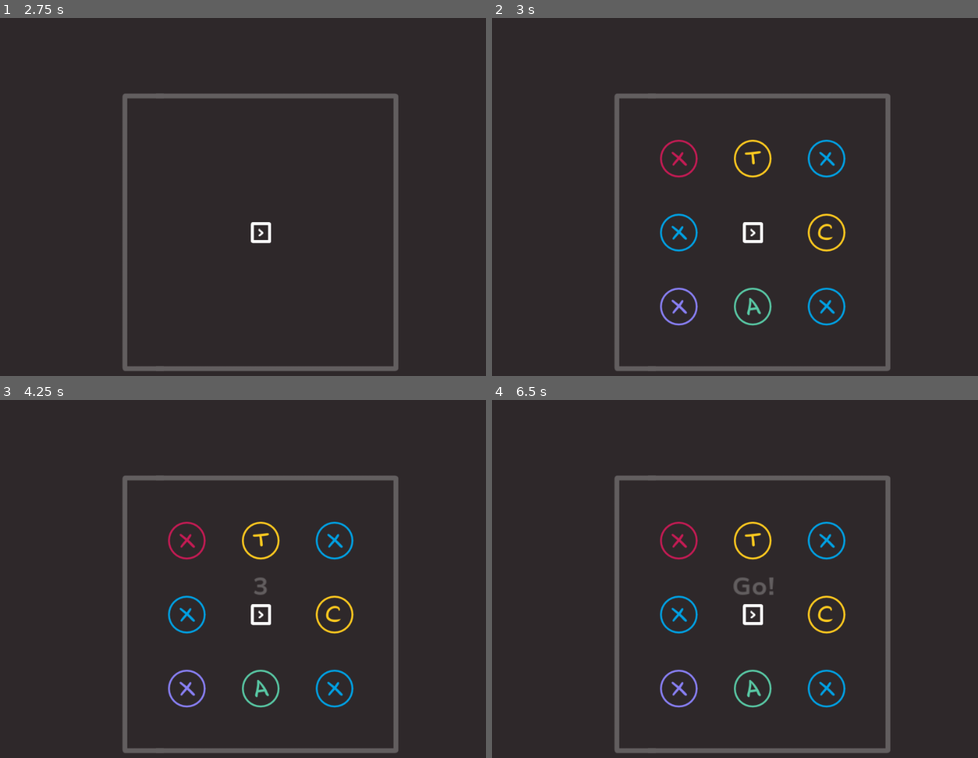
Above: before the commit, frames 1-4 (two rows, left to right).
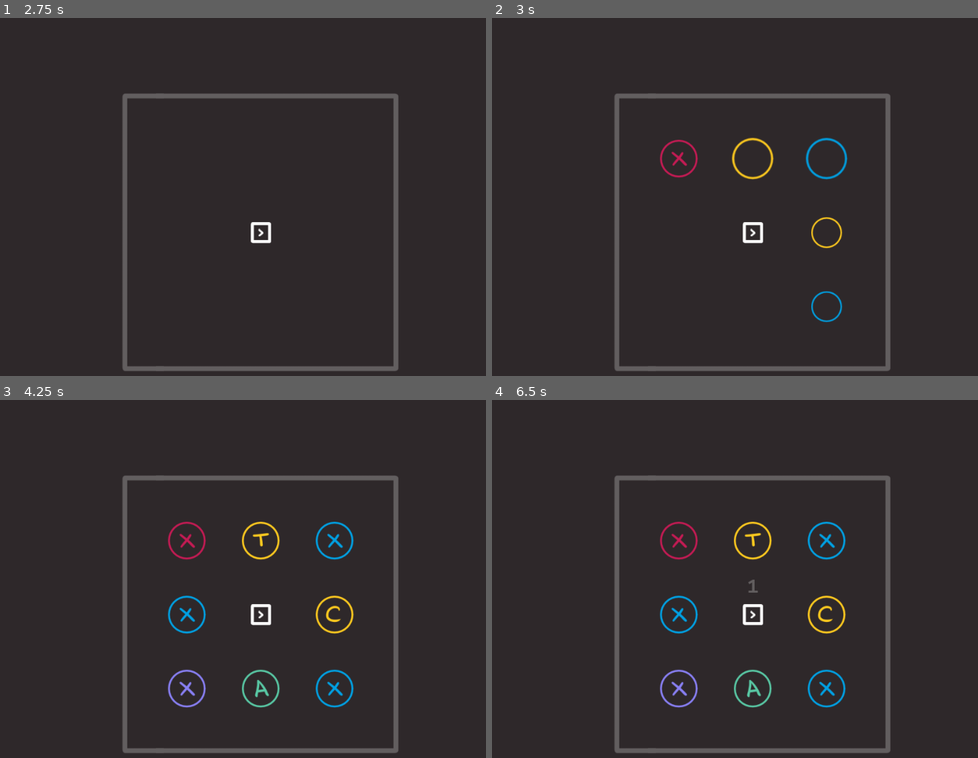
Above: after the commit, the same moments.

Repository: gontzalve/SSLS
Game: Godot game, scene res://scenes/game/main/main.tscn
The game is run twice, just before and just after one commit, with the same random seed, the same clock (stepped at 60 frames per second) and the same inputs.
Inputs (mouse positions are in pixels of both pictures, inside the frame that each line leads up to):
- Up to frame 1 (2.75 s): tap Enter at 0.5, 2 s; move the mouse to (233, 318) at 0.52 s; hold W (move_up) 0.53-2.03 s; click (233, 318) at 0.6 s; tap Space at 1.25 s; move the mouse to (432, 297) at 1.27 s; click (432, 297) at 1.35 s; move the mouse to (87, 168) at 2.02 s; hold A (move_left) from 2.03 s (still down); tap Mouse wheel up (zoom_in) at 2.1 s; click (87, 168) at 2.3 s
- Up to frame 2 (3 s): keep holding A (move_left); move the mouse to (783, 232) at 2.77 s; tap Mouse wheel down (zoom_out) at 2.85 s
- Up to frame 3 (4.25 s): click (291, 614) at 3.05 s; move the mouse to (174, 507) at 3.52 s; release A (move_left) at 3.53 s; hold S (move_down) from 3.53 s (still down); click (174, 507) at 3.6 s
- Up to frame 4 (6.5 s): tap Space at 4.25, 5.75 s; move the mouse to (880, 593) at 4.27 s; release S (move_down) at 4.28 s; hold D (move_right) 4.28-5.03 s; click (880, 593) at 4.35 s; tap Enter at 5 s; move the mouse to (637, 636) at 5.02 s; hold W (move_up) 5.03-5.78 s; tap Mouse wheel up (zoom_in) at 5.1 s; click (637, 636) at 5.3 s; move the mouse to (807, 521) at 5.77 s; hold D (move_right) from 5.78 s (still down); tap Mouse wheel down (zoom_out) at 5.85 s; click (807, 521) at 6.05 s

Frame 1 is identical in both runs. In frame 2, 2.1% of the frame differs, in the area x 34-74%, y 33-86%; in frame 3, less than 0.1%; in frame 4, 0.2%.

Commit message:
Finish restart sequence

Diff:
--- a/data/levels/level_10.tres
+++ b/data/levels/level_10.tres
@@ -7,6 +7,6 @@
 level_number = 10
 level_word = "RABBIT"
 is_tutorial = false
-duration = 40.0
-correct_letter_repetitions = 1
+duration = 20.0
+correct_letter_repetitions = 2
 level_rings = 5
--- a/data/levels/level_2.tres
+++ b/data/levels/level_2.tres
@@ -7,6 +7,6 @@
 level_number = 2
 level_word = "HOUSE"
 is_tutorial = false
-duration = 10.0
+duration = 15.0
 correct_letter_repetitions = 2
 level_rings = 2
--- a/data/levels/level_4.tres
+++ b/data/levels/level_4.tres
@@ -7,6 +7,6 @@
 level_number = 4
 level_word = "SCHOOL"
 is_tutorial = false
-duration = 25.0
+duration = 20.0
 correct_letter_repetitions = 2
 level_rings = 4
--- a/data/levels/level_5.tres
+++ b/data/levels/level_5.tres
@@ -7,6 +7,6 @@
 level_number = 5
 level_word = "XANAX"
 is_tutorial = false
-duration = 25.0
+duration = 20.0
 correct_letter_repetitions = 2
 level_rings = 4
--- a/data/levels/level_6.tres
+++ b/data/levels/level_6.tres
@@ -7,6 +7,6 @@
 level_number = 6
 level_word = "STADIUM"
 is_tutorial = false
-duration = 25.0
+duration = 20.0
 correct_letter_repetitions = 3
 level_rings = 5
--- a/data/levels/level_7.tres
+++ b/data/levels/level_7.tres
@@ -7,6 +7,6 @@
 level_number = 7
 level_word = "MUSIC"
 is_tutorial = false
-duration = 30.0
+duration = 20.0
 correct_letter_repetitions = 2
 level_rings = 5
--- a/data/levels/level_8.tres
+++ b/data/levels/level_8.tres
@@ -7,6 +7,6 @@
 level_number = 8
 level_word = "GUITAR"
 is_tutorial = false
-duration = 30.0
+duration = 20.0
 correct_letter_repetitions = 2
 level_rings = 5
--- a/data/levels/level_9.tres
+++ b/data/levels/level_9.tres
@@ -7,6 +7,6 @@
 level_number = 9
 level_word = "PIDGEON"
 is_tutorial = false
-duration = 40.0
+duration = 20.0
 correct_letter_repetitions = 2
 level_rings = 5
--- a/scenes/game/bullet/bullet.gd
+++ b/scenes/game/bullet/bullet.gd
@@ -4,9 +4,11 @@
 @export var initial_impulse: float
 @export var push_force_magnitude: float
 @export var shooting_particles_scene: PackedScene
+@export var vanish_particles_scene: PackedScene
 @export var range_duration: float
 
 var current_direction: Vector2
+var vanishing: bool = false
 
 
 func _ready() -> void:
@@ -17,10 +19,12 @@
 	current_direction = direction
 	apply_impulse(direction * initial_impulse)
 	_set_initial_rotation()
-	_set_timer_for_range(range_duration_factor)
+	# _set_timer_for_range(range_duration_factor)
 
 
 func _on_body_entered(body: Node) -> void:
+	if vanishing:
+		return
 	if body.is_in_group("letters"):
 		_on_collision_with_letter(body)
 	elif body.is_in_group("walls"):
@@ -65,8 +69,9 @@
 
 func _disable_bullet() -> void:
 	$BulletShape.disabled = true
+	vanishing = true
 	sleeping = true
-	var tween: SimpleTween = TweenHelper.create(self)
-	tween.to_alpha(0, 0.2).set_easing(Tween.TRANS_BACK, Tween.EASE_OUT)
-	await tween.finished
+	var particles: Node = vanish_particles_scene.instantiate()
+	get_tree().root.add_child(particles)
+	particles.global_position = $VanishPivot.global_position
 	queue_free()
--- a/scenes/game/bullet/bullet.tscn
+++ b/scenes/game/bullet/bullet.tscn
@@ -1,11 +1,12 @@
-[gd_scene load_steps=5 format=3 uid="uid://dvf622xug1y10"]
+[gd_scene load_steps=6 format=3 uid="uid://dvf622xug1y10"]
 
 [ext_resource type="Script" path="res://scenes/game/bullet/bullet.gd" id="1_sfwpg"]
 [ext_resource type="Texture2D" uid="uid://b058rv7f6xpt0" path="res://graphics/game/bullet/bullet.png" id="2_5wbmc"]
 [ext_resource type="PackedScene" uid="uid://c3kty0s4mknva" path="res://scenes/game/particles/shoot_particles.tscn" id="2_7cf8x"]
+[ext_resource type="PackedScene" uid="uid://bjjp1pcca4a16" path="res://scenes/game/particles/bullet_vanish_particles.tscn" id="3_tbgk8"]
 
-[sub_resource type="CircleShape2D" id="CircleShape2D_q4g51"]
-radius = 8.0
+[sub_resource type="RectangleShape2D" id="RectangleShape2D_uvtog"]
+size = Vector2(24, 15)
 
 [node name="Bullet" type="RigidBody2D"]
 collision_layer = 4
@@ -19,14 +20,18 @@
 initial_impulse = 1500.0
 push_force_magnitude = 200.0
 shooting_particles_scene = ExtResource("2_7cf8x")
+vanish_particles_scene = ExtResource("3_tbgk8")
 range_duration = 0.15
 
 [node name="BulletShape" type="CollisionShape2D" parent="."]
-position = Vector2(-1, 0)
-shape = SubResource("CircleShape2D_q4g51")
+position = Vector2(4, 0)
+shape = SubResource("RectangleShape2D_uvtog")
 
 [node name="BulletSprite" type="Sprite2D" parent="."]
 texture = ExtResource("2_5wbmc")
 
 [node name="ParticlesPivot" type="Node2D" parent="."]
 position = Vector2(12, 0)
+
+[node name="VanishPivot" type="Node2D" parent="."]
+position = Vector2(-12, 1)
--- a/scenes/game/camera/camera_follow.gd
+++ b/scenes/game/camera/camera_follow.gd
@@ -3,16 +3,31 @@
 @export var camera_container: Node2D
 
 var target_node: Node2D
+var should_follow: bool
 
-func _process(delta: float) -> void:
+func _process(_delta: float) -> void:
 	_follow_target_node()
 
 
 func set_target_reference(target: Node2D) -> void:
+	should_follow = true
 	target_node = target
 
 
 func _follow_target_node() -> void:
-	if target_node == null:
+	if target_node == null or not should_follow:
 		return
-	camera_container.position = target_node.position
+	camera_container.global_position = target_node.global_position
+
+
+func pause_following() -> void:
+	should_follow = false
+
+
+func resume_following() -> void:
+	should_follow = true
+
+
+func move_to_position(pos: Vector2, duration: float) -> void:
+	var tween: SimpleTween = TweenHelper.create(camera_container)
+	tween.to_position(pos, duration).set_easing(Tween.TRANS_CUBIC, Tween.EASE_IN_OUT)
--- a/scenes/game/camera/game_camera.gd
+++ b/scenes/game/camera/game_camera.gd
@@ -24,6 +24,18 @@
 	return %CameraZoom.get_current_zoom()
 
 
+func pause_following() -> void:
+	%CameraFollow.pause_following()
+
+
+func move_to_position(pos: Vector2, duration: float) -> void:
+	%CameraFollow.move_to_position(pos, duration)
+
+
+func resume_following() -> void:
+	%CameraFollow.resume_following()
+
+
 func _inject_dependencies() -> void:
 	%CameraFollow.set_target_reference(follow_target_node)
 
--- a/scenes/game/camera/game_camera.tscn
+++ b/scenes/game/camera/game_camera.tscn
@@ -15,7 +15,7 @@
 unique_name_in_owner = true
 script = ExtResource("2_6tfly")
 camera_2d = NodePath("../Camera2D")
-max_strength = 5.0
+max_strength = 6.0
 
 [node name="CameraZoom" type="Node2D" parent="." node_paths=PackedStringArray("camera2D")]
 unique_name_in_owner = true
--- a/scenes/game/letter/letter.gd
+++ b/scenes/game/letter/letter.gd
@@ -17,7 +17,7 @@
 const WALL_GROUP_NAME: String = "walls"
 const CLOSE_TO_ZERO_SPEED: float = 3
 const MAX_SPEED: float = 300
-const LETTER_MAX_HEALTH: int = 3
+const LETTER_MAX_HEALTH: int = 4
 
 
 func appear() -> void:
@@ -59,7 +59,7 @@
 
 func set_initial_color() -> void:
 	assigned_color = ColorPalette.get_random_color_for_letter()
-	_set_color(assigned_color)
+	set_color(assigned_color)
 
 
 func set_texture(letter_char: String) -> void:
@@ -151,6 +151,6 @@
 	velocity -= sign(velocity) * friction * delta
 
 
-func _set_color(color: Color) -> void:
+func set_color(color: Color) -> void:
 	$LetterSprite.modulate = color
 	$Outline.modulate = color
--- a/scenes/game/levels/level_controller.gd
+++ b/scenes/game/levels/level_controller.gd
@@ -12,6 +12,7 @@
 var remaining_letters: String
 var remaining_letters_count: int
 var current_level_duration: float
+var level_origin_position: Vector2
 
 
 func _ready() -> void:
@@ -24,6 +25,7 @@
 	var level_data: LevelData = levels.get_level(index)
 	if level_data == null:
 		return
+	level_origin_position = player_position
 	current_level_data = level_data
 	remaining_letters = level_data.level_word
 	remaining_letters_count = level_data.level_word.length()
@@ -39,6 +41,10 @@
 	$LevelGenerator.clear_level()
 
 
+func highlight_end_of_level_letters() -> void:
+	$LevelGenerator.highlight_end_of_level_letters(remaining_letters)
+
+
 func on_letter_dead(letter_node: Node2D) -> void:
 	var assigned_char: String = letter_node.assigned_letter_char
 	var letter_index: int = remaining_letters.find(assigned_char)
--- a/scenes/game/levels/level_generator.gd
+++ b/scenes/game/levels/level_generator.gd
@@ -50,8 +50,15 @@
 	_execute_letter_nodes_appear_sequence(player_position)
 
 
-func create_tutorial_level(level_word: String) -> void:
-	pass
+func highlight_end_of_level_letters(word_level: String) -> void:
+	for i in range(letter_node_rings.size()):
+		for j in range(letter_node_rings[i].size() - 1, -1, -1):
+			if is_instance_valid(letter_node_rings[i][j]):
+				var letter_node: Node = letter_node_rings[i][j]
+				if letter_node.assigned_letter_char in word_level:
+					letter_node.set_color(ColorPalette.RED)
+				else:
+					letter_node.set_color(ColorPalette.GRAY)
 
 
 func _spawn_letter_nodes(level_data: LevelData, player_position: Vector2) -> void:
@@ -162,6 +169,26 @@
 	current_wall.activate_wall_at(player_position)
 	AudioController.play_main_sfx(1.3)
 	await get_tree().create_timer(0.08).timeout
+	if letter_node_rings.size() <= 2:
+		_execute_appear_sequence_for_few_rings()
+	else:
+		_execute_appear_sequence_for_lots_of_rings()
+
+
+func _execute_appear_sequence_for_few_rings() -> void:
+	var num_rings: int = letter_node_rings.size()
+	for i in range(num_rings):
+		for j in range(letter_node_rings[i].size()):
+			letter_node_rings[i][j].appear()
+			if j % (num_rings * 2) == 0:
+				AudioController.play_main_sfx(1.2 - i * 0.1)
+				await get_tree().create_timer(0.08).timeout
+		if i < letter_node_rings.size() - 1:
+			level_ring_appeared.emit()
+	level_created.emit()
+
+
+func _execute_appear_sequence_for_lots_of_rings() -> void:
 	for i in range(letter_node_rings.size()):
 		for letter in letter_node_rings[i]:
 			letter.appear()
--- a/scenes/game/main/main_controller.gd
+++ b/scenes/game/main/main_controller.gd
@@ -77,6 +77,7 @@
 
 func _start_current_level() -> void:
 	game_cursor.show_cursor()
+	game_camera.resume_following()
 	player.allow_input()
 	player.allow_shooting_input()
 	var level_data: LevelData = level_controller.get_current_level_data()
@@ -110,9 +111,11 @@
 	game_timer.paused = true
 	await get_tree().create_timer(1).timeout
 	level_controller.clear_level()
+	await level_controller.level_cleared
+	_introduce_next_level()
 
 
-func _on_level_cleared() -> void:
+func _introduce_next_level() -> void:
 	current_level_index += 1
 	player.disallow_shooting_input()
 	ui_controller.hide_ui()
@@ -133,10 +136,31 @@
 	has_lost = true
 	player.disallow_input()
 	game_timer.stop()
-	AudioController.play_main_sfx(0.8)
+	AudioController.play_main_sfx(0.5)
 	ui_controller.show_game_over_ui()
 	await get_tree().create_timer(2).timeout
+	ui_controller.hide_timeout_label()
+	game_camera.pause_following()
+	var level_origin_position: Vector2 = level_controller.level_origin_position
+	game_camera.move_to_position(level_origin_position, 0.5)
+	await get_tree().create_timer(0.6).timeout
+	game_camera.start_zoom(0.5, 0.4)
+	level_controller.highlight_end_of_level_letters()
+	await get_tree().create_timer(2).timeout
+	game_camera.move_to_position(player.global_position, 0.5)
+	await get_tree().create_timer(0.6).timeout
+	game_camera.start_zoom(1, 0.4)
+	await get_tree().create_timer(0.5).timeout
+	ui_controller.hide_letters_ui_panel()
+	level_controller.clear_level()
+	await level_controller.level_cleared
+	await get_tree().create_timer(0.5).timeout
 	ui_controller.start_restart_sequence()
+	await ui_controller.restart_completed
+	current_level_index = 0
+	player.allow_input()
+	player.disallow_shooting_input()
+	_on_level_shown()
 
 
 func _get_references() -> void:
@@ -158,7 +182,6 @@
 	level_controller.level_created.connect(_on_level_created)
 	level_controller.letter_dead.connect(_on_letter_dead)
 	level_controller.level_completed.connect(_on_level_completed)
-	level_controller.level_cleared.connect(_on_level_cleared)
 	ui_controller.level_shown.connect(_on_level_shown)
 	ui_controller.countdown_ended.connect(_on_countdown_ended)
 	game_timer.timeout.connect(_on_level_timed_out)
--- /dev/null
+++ b/scenes/game/particles/bullet_vanish_particles.tscn
@@ -0,0 +1,32 @@
+[gd_scene load_steps=5 format=3 uid="uid://bjjp1pcca4a16"]
+
+[ext_resource type="Script" path="res://scenes/game/particles/shoot_particles.gd" id="1_kiakn"]
+[ext_resource type="Texture2D" uid="uid://bqcecoaowh387" path="res://graphics/game/outline/fill.png" id="2_rfa5m"]
+
+[sub_resource type="Curve" id="Curve_qfbve"]
+_data = [Vector2(0.00546448, 1), 0.0, 0.0, 0, 0, Vector2(1, 0), 0.0, 0.0, 0, 0]
+point_count = 2
+
+[sub_resource type="Gradient" id="Gradient_4gtg1"]
+offsets = PackedFloat32Array(0, 0.650888)
+colors = PackedColorArray(1, 1, 1, 1, 1, 1, 1, 0)
+
+[node name="VanishParticles" type="Node2D" node_paths=PackedStringArray("particle_system")]
+script = ExtResource("1_kiakn")
+particle_system = NodePath("CPUParticles2D")
+
+[node name="CPUParticles2D" type="CPUParticles2D" parent="."]
+emitting = false
+amount = 4
+one_shot = true
+explosiveness = 1.0
+texture = ExtResource("2_rfa5m")
+direction = Vector2(0, 0)
+spread = 180.0
+gravity = Vector2(0, 0)
+initial_velocity_min = 40.0
+initial_velocity_max = 80.0
+scale_amount_min = 0.15
+scale_amount_max = 0.3
+scale_amount_curve = SubResource("Curve_qfbve")
+color_ramp = SubResource("Gradient_4gtg1")
--- a/scenes/game/player/player.gd
+++ b/scenes/game/player/player.gd
@@ -18,7 +18,7 @@
 const MOVE_DOWN_ACTION: String = "move_down"
 
 const SHOOT_ACTION: String = "shoot"
-const SHOOT_COOLDOWN: float = 0.08
+const SHOOT_COOLDOWN: float = 0.075
 const MAX_SHOOT_INACCURACY: float = 10 # in degree angles
 const INACCURACY_INCREASE_PER_SHOT: float = 1 # in degree angles
 const INACCURACY_DECREASE_RATE_PER_SECOND: float = 5
--- a/scenes/game/ui/ui_controller.gd
+++ b/scenes/game/ui/ui_controller.gd
@@ -130,7 +130,18 @@
 
 func show_game_over_ui() -> void:
 	_hide_timer_labels()
+	for letter_ui in letter_ui_node_array:
+		if letter_ui.label_settings.font_color != ColorPalette.GREEN:
+			letter_ui.label_settings.font_color = ColorPalette.RED
 	%GameOverLabel.visible = true
+
+
+func hide_timeout_label() -> void:
+	%GameOverLabel.visible = false
+
+
+func hide_letters_ui_panel() -> void:
+	%LettersPanel.visible = false
 
 
 func _get_formatted_time(time_value: float) -> String:
@@ -156,3 +167,4 @@
 		await get_tree().create_timer(0.1).timeout
 		AudioController.play_main_sfx(1.2)
 		%LevelNumberLabel.text = "%d" % (i)
+	restart_completed.emit()
--- a/scenes/global/color_palette.gd
+++ b/scenes/global/color_palette.gd
@@ -7,6 +7,7 @@
 @export var GREEN: Color
 @export var YELLOW: Color
 @export var PURPLE: Color
+@export var GRAY: Color
 
 var letter_colors: PackedColorArray = []
 
--- a/scenes/global/color_palette.tscn
+++ b/scenes/global/color_palette.tscn
@@ -11,3 +11,4 @@
 GREEN = Color(0.34902, 0.788235, 0.647059, 1)
 YELLOW = Color(1, 0.796078, 0.121569, 1)
 PURPLE = Color(0.537255, 0.501961, 0.960784, 1)
+GRAY = Color(1, 1, 1, 0.25098)
